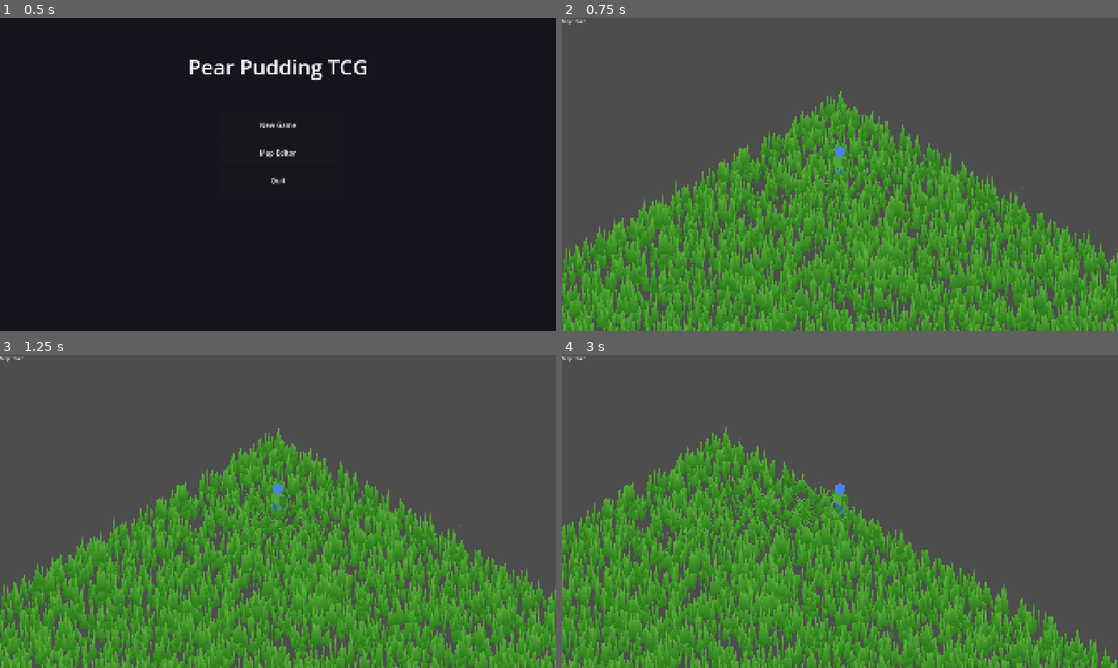
Above: before the commit, frames 1-4 (two rows, left to right).
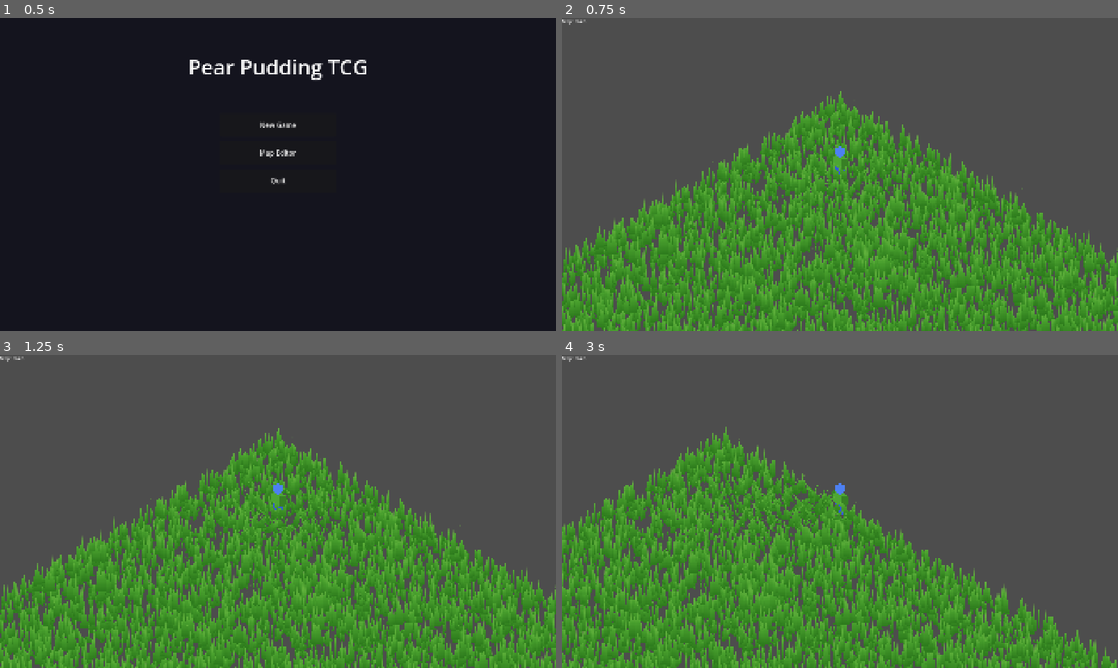
Above: after the commit, the same moments.

Repository: ChrisPauly97/pear-pudding-godot
Game: Godot game, scene res://scenes/ui/MenuScene.tscn
Same seed, same stepped clock (60 frames per second), same inputs: the game is played once before the commit and once after it.
Inputs (mouse positions are in pixels of both pictures, inside the frame that each line leads up to):
- Up to frame 1 (0.5 s): no input
- Up to frame 2 (0.75 s): click "New Game" at 0.5 s
- Up to frame 3 (1.25 s): no input
- Up to frame 4 (3 s): tap Enter at 1.25 s; move the mouse to (962, 495) at 1.27 s; hold D (move_right) 1.28-2 s; hold E (interact) 1.28-2 s; click (962, 495) at 1.42 s; tap Space (jump) at 1.52 s; drag from (728, 527) to (812, 574) at 2.02 s; move the mouse to (895, 442) at 2.77 s; hold D (move_right) from 2.78 s (still down); tap 2 at 2.85 s

Frame 1 is identical in both runs. In frame 2, 0.1% of the frame differs, in the area x 45-54%, y 38-52%; in frame 3, less than 0.1%; in frame 4, 0.2%, in the area x 30-53%, y 40-53%.

Commit message:
Fix grass deformation radius to match player capsule size
Reduces player_radius from 1.2 to 0.3 to match the player's
CapsuleShape3D radius, so grass deformation is foot-sized rather
than covering a massive area around the player.

https://claude.ai/code/session_01QwJJQE5eTqeVg7H1hub8xe

Diff:
--- a/assets/shaders/grass_blade.gdshader
+++ b/assets/shaders/grass_blade.gdshader
@@ -10,7 +10,7 @@
 uniform vec3  player_trail[8];
 uniform float trail_weights[8];
 uniform vec2  player_move_dir  = vec2(0.0);  // XZ velocity direction (normalised)
-uniform float player_radius    : hint_range(0.0, 8.0)  = 1.2;
+uniform float player_radius    : hint_range(0.0, 2.0)  = 0.3;
 uniform float player_push      : hint_range(0.0, 2.0)  = 0.5;
 
 // Persistent trample map
